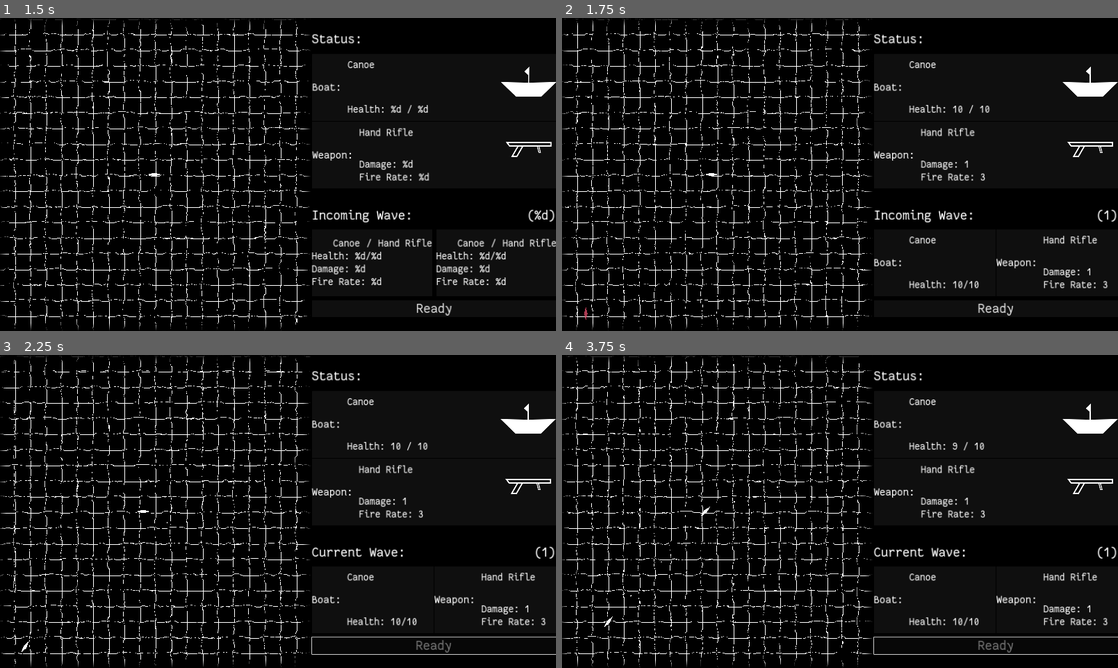
Above: before the commit, frames 1-4 (two rows, left to right).
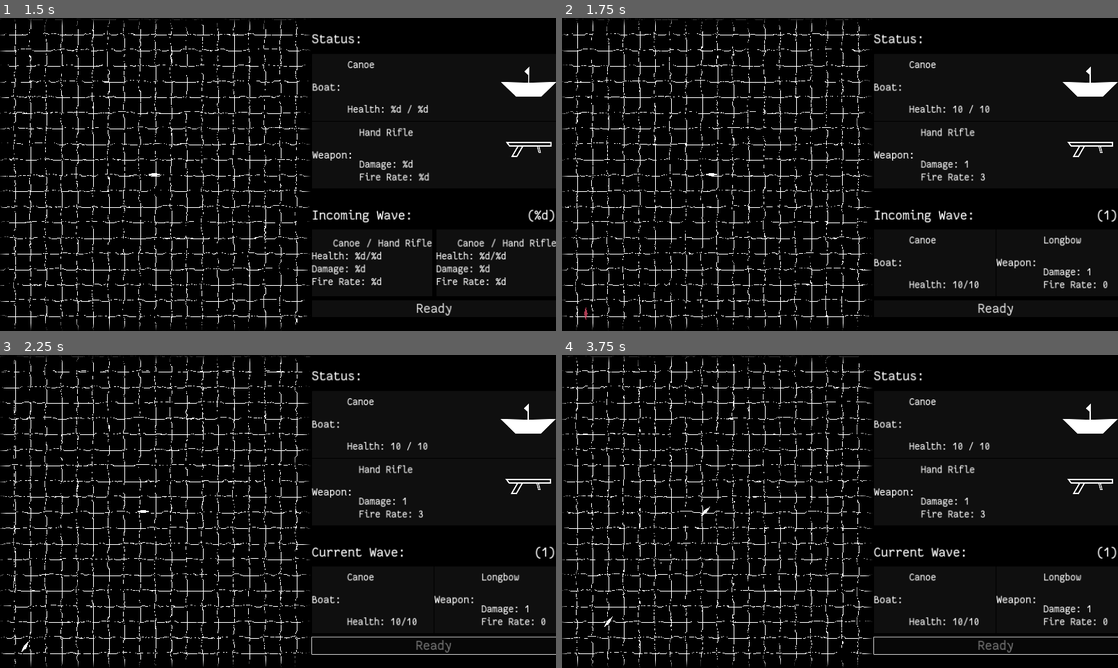
Above: after the commit, the same moments.

Repository: wdfeer/seabattle
Game: Godot game, scene res://src/splash.tscn
Same seed, same stepped clock (60 frames per second), same inputs: the game is played once before the commit and once after it.
Inputs (mouse positions are in pixels of both pictures, inside the frame that each line leads up to):
- Up to frame 1 (1.5 s): move the mouse to (400, 158) at 0.52 s; press the mouse at (400, 158) at 0.53 s; hold D (right) 0.53-1.28 s; move the mouse to (166, 190) at 1.27 s; release the mouse at (166, 190) at 1.28 s; hold S (down) from 1.28 s (still down); click (166, 190) at 1.35 s
- Up to frame 2 (1.75 s): keep holding S (down)
- Up to frame 3 (2.25 s): release S (down) at 2 s; click "Ready" at 2 s
- Up to frame 4 (3.75 s): move the mouse to (895, 442) at 2.77 s; press the mouse at (895, 442) at 2.78 s; hold D (right) 2.78-3.53 s; move the mouse to (812, 574) at 3.52 s; release the mouse at (812, 574) at 3.53 s; hold Space (forward) from 3.53 s (still down); click (812, 574) at 3.6 s

Frame 1 is identical in both runs. In frame 2, 0.1% of the frame differs, in the area x 86-99%, y 69-87%; in frame 3, 0.1%; in frame 4, 0.2%, in the area x 12-99%, y 27-87%.

Commit message:
Weapon types for enemies

Diff:
--- a/src/boats/boat.gd
+++ b/src/boats/boat.gd
@@ -1,13 +1,13 @@
 class_name Boat
 extends CharacterBody2D
 
-var weapon_name: String = "Hand Rifle"
-var proj_damage: float = 1
-var fire_rate: float = 3
-var proj_velocity: float = 600
-
 @export var team: Boat.Team
 @export var controller: Node
+
+@export var weapon_name: String = "Hand Rifle"
+@export var proj_damage: float = 1
+@export var fire_rate: float = 3
+@export var proj_velocity: float = 600
 
 @onready var body: BoatBody = $Body
 @onready var shooter: BoatShooter = $Shooter
--- a/src/boats/boat_shooter.gd
+++ b/src/boats/boat_shooter.gd
@@ -3,7 +3,7 @@
 
 @onready var boat: Boat = $".."
 
-func _ready() -> void:
+func _process(delta: float) -> void:
 	wait_time = 1 / boat.fire_rate
 
 func can_shoot() -> bool:
--- a/src/boats/player_boat.tscn
+++ b/src/boats/player_boat.tscn
@@ -4,8 +4,7 @@
 [ext_resource type="Script" path="res://src/boats/player_controller.gd" id="2_repl2"]
 [ext_resource type="PackedScene" uid="uid://dvvjnk5q5r34x" path="res://src/boats/bodies/canoe.tscn" id="3_4i1td"]
 
-[node name="PlayerBoat" node_paths=PackedStringArray("controller") instance=ExtResource("1_bfv74")]
-controller = NodePath("PlayerController")
+[node name="PlayerBoat" instance=ExtResource("1_bfv74")]
 
 [node name="PlayerController" type="Node" parent="." index="0"]
 script = ExtResource("2_repl2")
--- a/src/static/waves.gd
+++ b/src/static/waves.gd
@@ -40,6 +40,7 @@
 	var side = sides_lines[i] as Array[Vector2]
 	boat.global_position = side[0].lerp(side[1], randf())
 	boat.rotation = sides_rotations[i]
+	WeaponTypes.set_weapon(boat, randi_range(0, 1) if wave_counter < 3 else randi_range(2, len(WeaponTypes.types)))
 
 static func get_enemies() -> Array:
 	return instance.get_tree().get_nodes_in_group("boats").filter(func(b):
--- /dev/null
+++ b/src/static/weapon_types.gd
@@ -0,0 +1,17 @@
+class_name WeaponTypes
+
+static var types: Array[Array] = [
+	["Recurve Bow", 0.4, 1, 200],
+	["Longbow", 1, 0.6, 300],
+	["Musket", 2, 1, 500],
+	["Hand Rifle", 2, 2, 600],
+	["SMG", 1, 6, 500],
+	["Bolt Rifle", 5, 0.5, 800],
+]
+
+static func set_weapon(boat: Boat, index: int):
+	var gun = types[index]
+	boat.weapon_name = gun[0]
+	boat.proj_damage = gun[1]
+	boat.fire_rate = gun[2]
+	boat.proj_velocity = gun[3]
